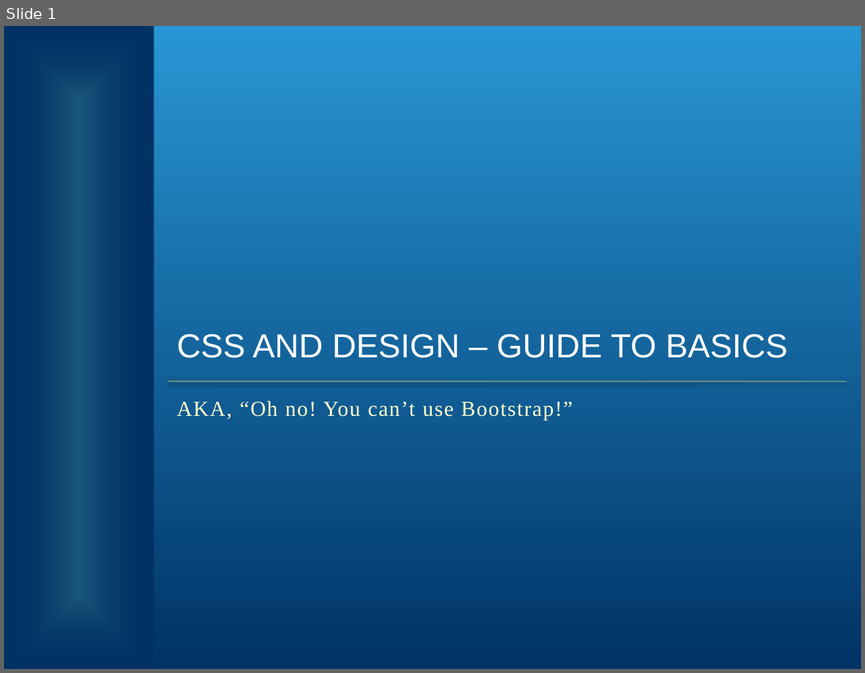
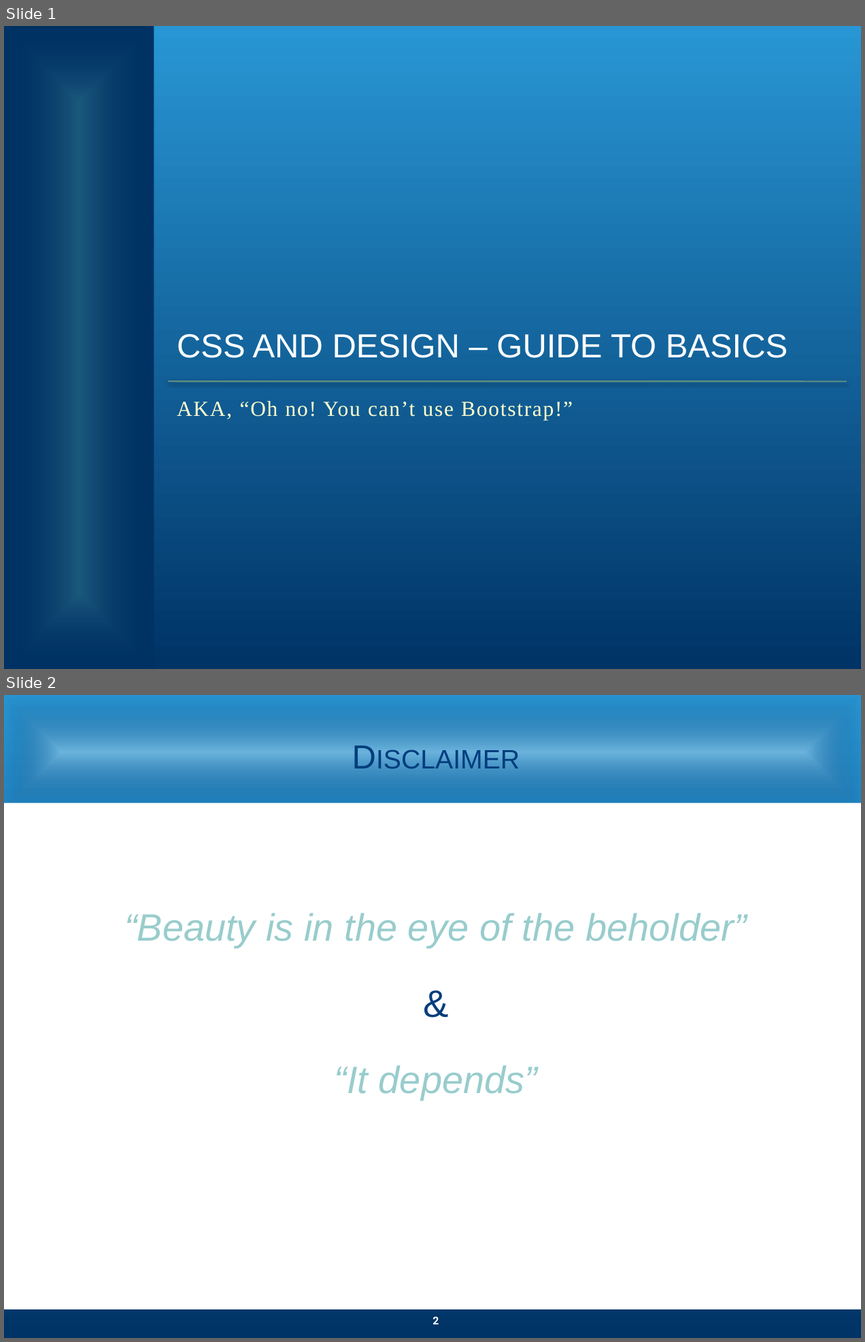
Before and after one commit to zithrandmir/sparkle, a slide deck: Extended Campuses/EC CSS HTML Presentation.pptx. Shown one above the other, each under a label of ours: slide 1 before the commit, slides 1 and 2 after it. The pictures are 865x673 and 865x1342 pixels, drawn with LibreOffice and Linux fonts; fonts in the diff are those of the drawing; background and template pictures are left out. Boxes give left, top, right and bottom in pixels: in the first picture for what was removed or moved away, otherwise in the second. Text is boxed around its words. In the diff, an @@ line names an element or a change of style, - is before the commit and + after.

```diff
--- a/Extended Campuses/EC CSS HTML Presentation.pptx
+++ b/Extended Campuses/EC CSS HTML Presentation.pptx
@@ slide 2 added at [4, 695, 861, 1338], background #FFFFFF; not listed: 1 template element that a slide beside it also shows @@
@@ rectangle added at [4, 695, 861, 809], fill gradient #89C3E5 to #003264 @@
@@ title added at [47, 709, 825, 801], 28 pt, text #003D7C, small capitals @@
+Disclaimer
@@ rectangle added at [4, 803, 861, 1309], fill #FFFFFF @@
@@ text added at [124, 913, 747, 1100], 32 pt, text #99CCCC, italic @@
+“Beauty is in the eye of the beholder”
+&
+“It depends”
@@ page number added at [432, 1316, 439, 1324], 9 pt, text #FFFFFF, bold @@
+2
```
Also in this commit, not shown: 3 slides changed.
